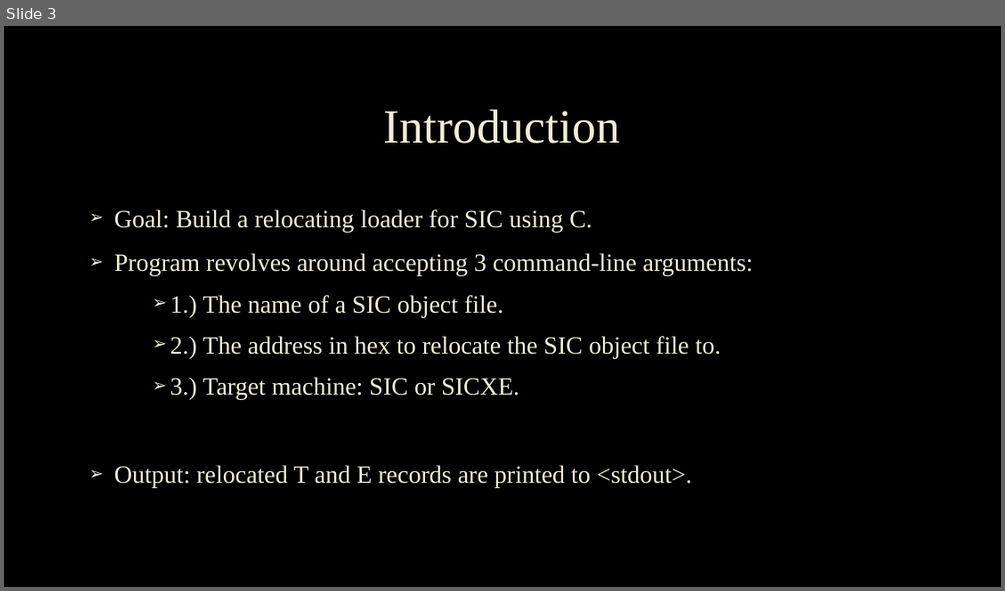
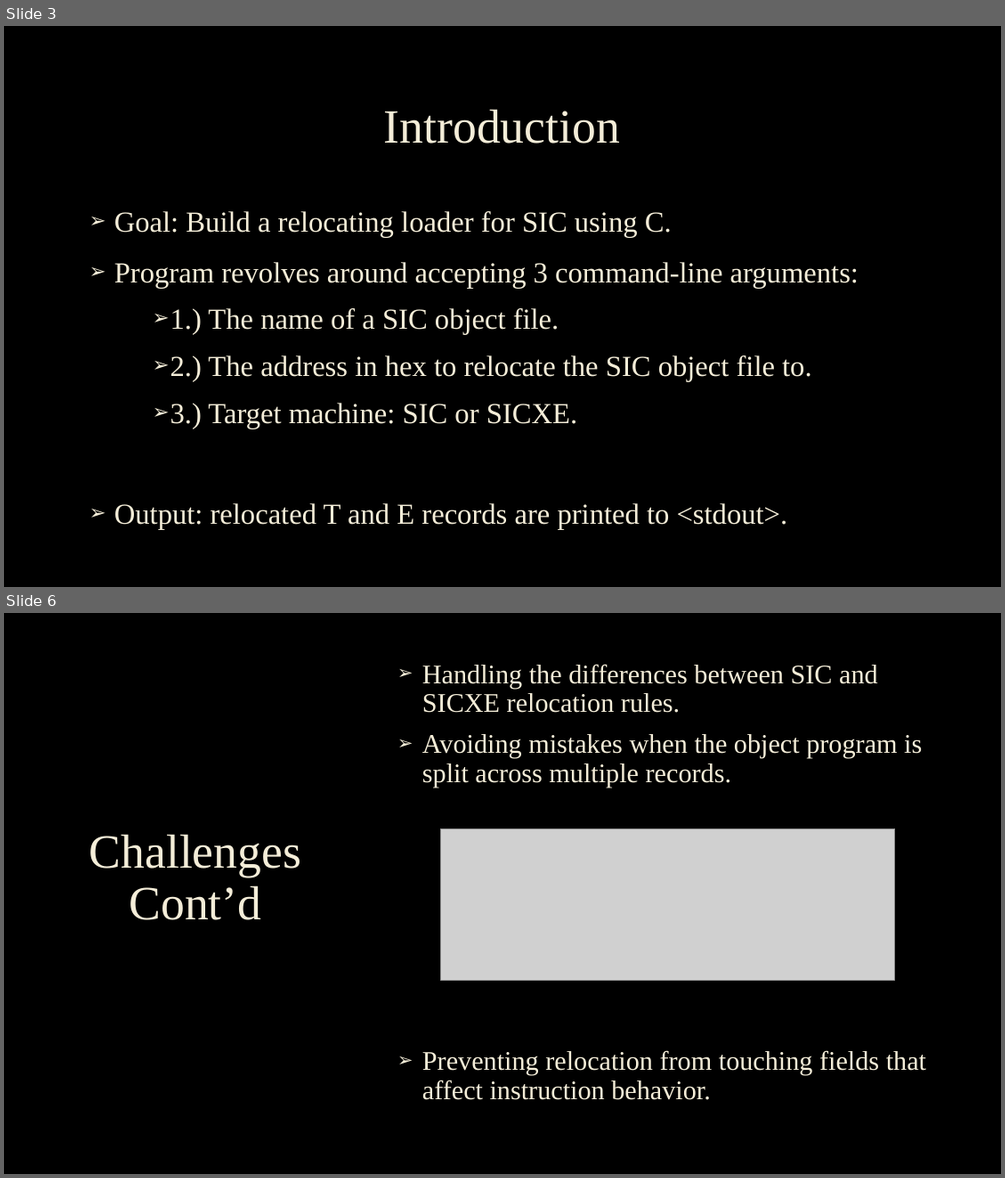
Before and after one commit to Nack2544/Relocating-Loader, a slide deck: Project4_Relocating-Loader.pptx. Shown one above the other, each under a label of ours: slide 3 before the commit, slides 3 and 6 after it; the slides between them are not shown. The pictures are 1005x591 and 1005x1178 pixels, drawn with LibreOffice and Linux fonts; fonts in the diff are those of the drawing; grey boxes stand for pictures; background and template pictures are left out. Boxes give left, top, right and bottom in pixels: in the first picture for what was removed or moved away, otherwise in the second. Text is boxed around its words. In the diff, an @@ line names an element or a change of style, - is before the commit and + after.

Commit message:
Add files via upload
Update to PowerPoint. Shorter, easier (not super technical), and includes a screenshot of code for style points?

```diff
--- a/Project4_Relocating-Loader.pptx
+++ b/Project4_Relocating-Loader.pptx
@@ slide 6 added at (4, 613, 1001, 1174), background picture (left out) @@
@@ text added at (422, 664, 926, 1100), 25.9 pt, text #F4EDD8 @@
+➢ Handling the differences between SIC and SICXE relocation rules.
+➢ Avoiding mistakes when the object program is split across multiple records.
+➢ Preventing relocation from touching fields that affect instruction behavior.
@@ title added at (89, 834, 301, 920), 46 pt, text #F4EDD8 @@
+Challenges Cont’d
@@ picture added at (441, 828, 895, 980) @@
@@ slide 3 changed as well @@
@@ text "Goal: Build a relocating loader ..." at (114, 211, 858, 530): size 24 to 28 pt @@
```
Also in this commit, not shown: 2 other slides changed, 5 other slides added, 9 slides removed.
